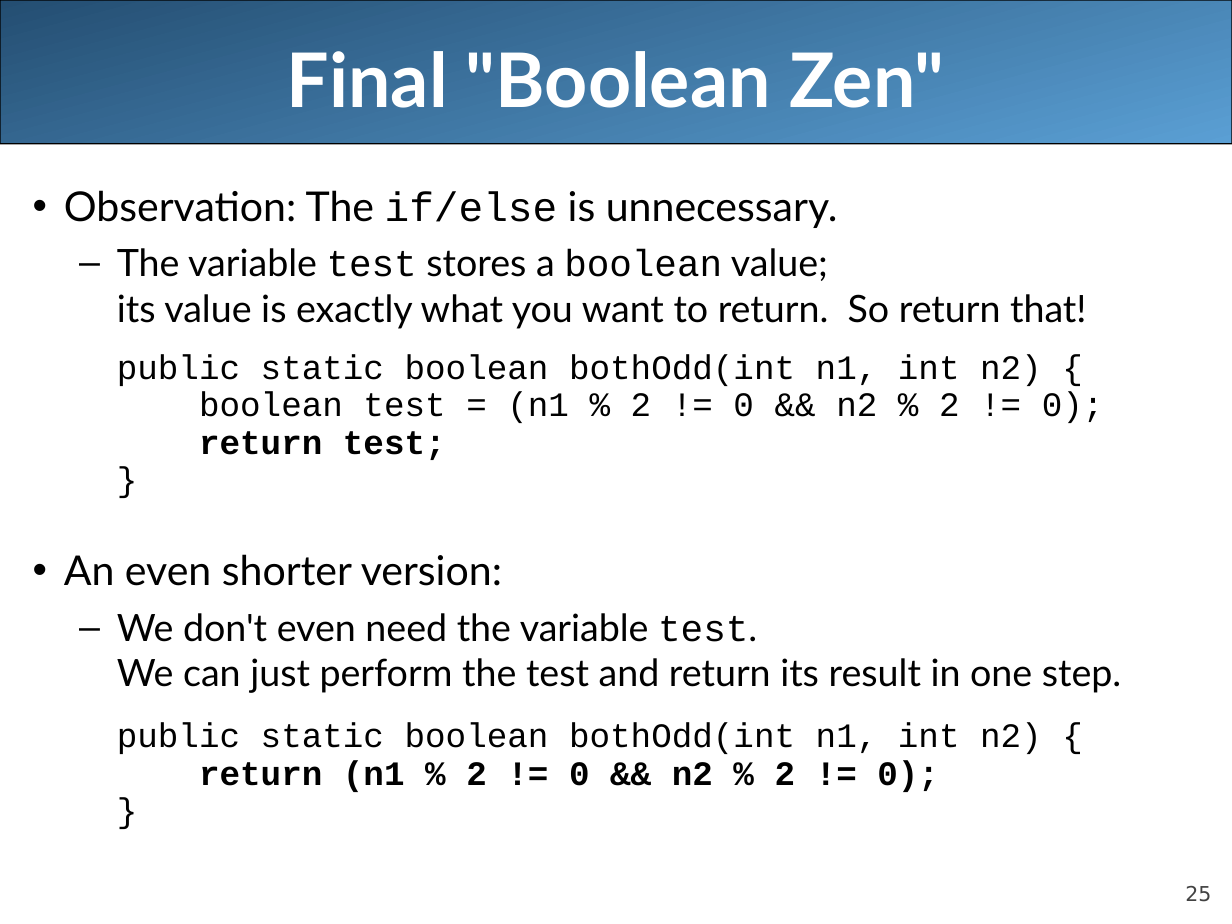
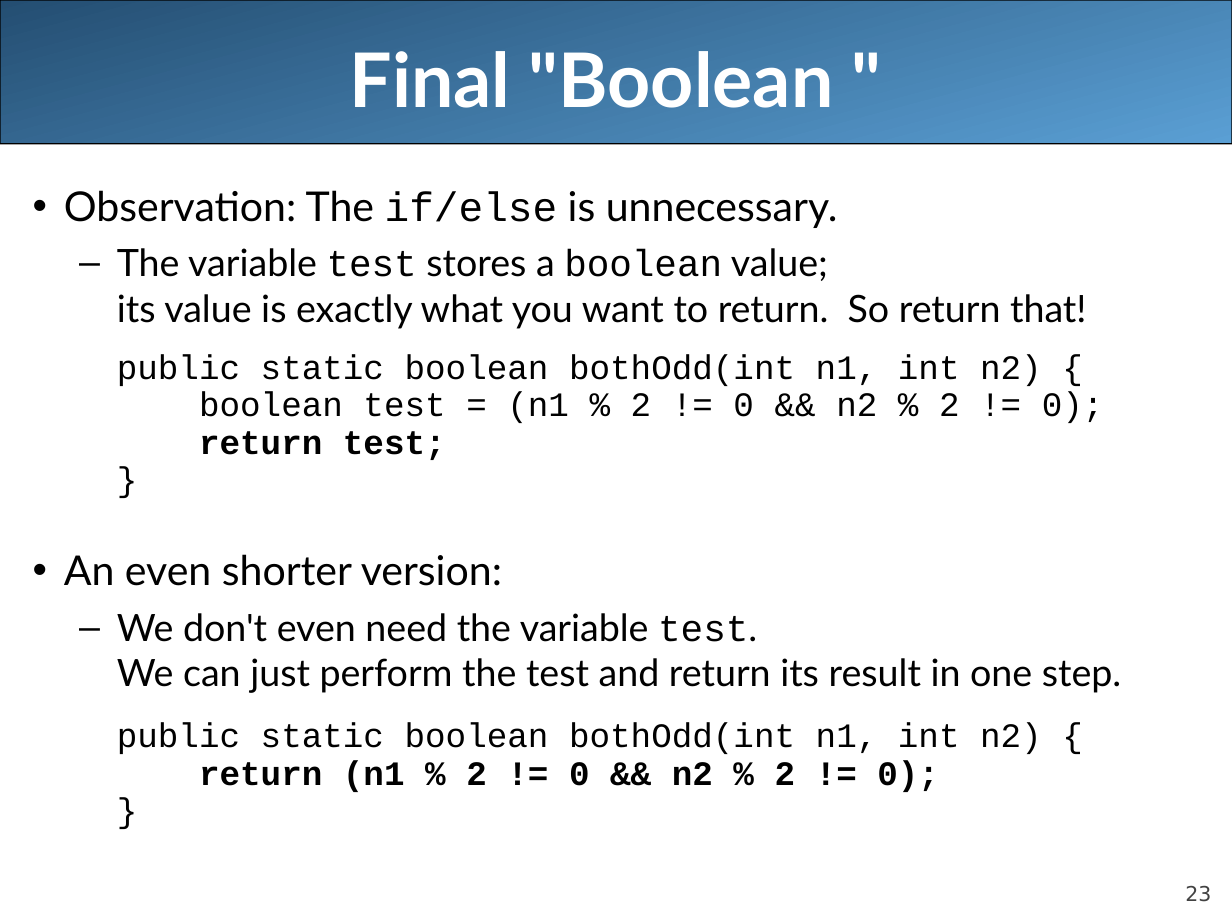
Before and after one commit to pinglee0/unit3, a slide deck: slide 23 of lecture8.ppt (slide 25 before the commit). Drawn at 1232x924 pixels with LibreOffice and Linux fonts; fonts in the diff are those of the drawing. Boxes give left, top, right and bottom in pixels: in the first picture for what was removed or moved away, otherwise in the second. Text is boxed around its words. In the diff, an @@ line names an element or a change of style, - is before the commit and + after.

```diff
--- a/lecture8.ppt
+++ b/lecture8.ppt
@@ title at (350, 51, 834, 108): text changed @@
-Final "Boolean Zen"
+Final "Boolean "
@@ page number at (1185, 885, 1211, 902): text changed @@
-25
+23
```
Also in this commit, not shown: 8 other slides changed, 4 slides removed, 10 other files.
